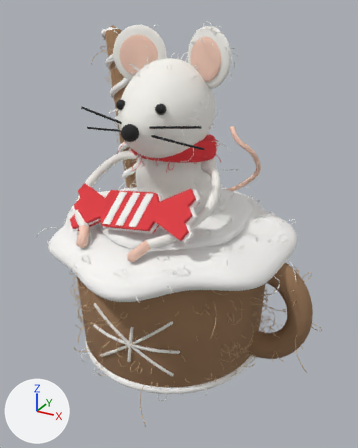
An edit to the Blender file tools/mouse.blend, drawn before and after from the same camera.
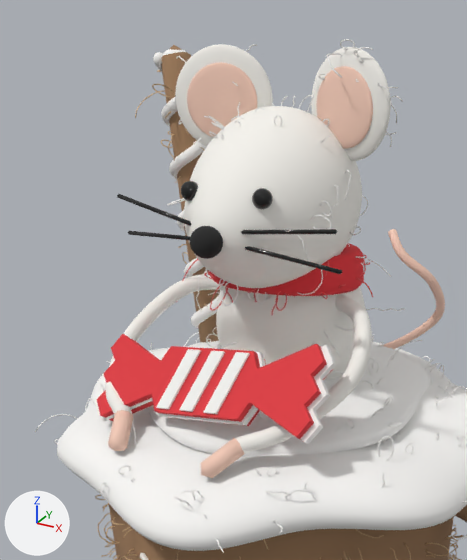
Each version is shown whole from a camera (50 mm lens) standing at (1.138, -1.993, 1.673) and looking at (0.064, -0.04, 0.696), then close up on the part from 5% to 76% of the width and 0% to 69% of the height. The lights are fixed; the arrows at lower left show +X, +Y and +Z. The older version's two pictures come first.

Objects in the first close-up: 'ArmR', 'Body', 'CandyFront', 'CreamLower', 'CreamUpper', 'EarInnerL', 'EarInnerR', 'EarL', 'EarR', 'FibresMouse', 'Head', 'Mug', 'Scarf', 'WhiskerL0', 'WhiskerL1', 'WhiskerR0', 'WhiskerR1' and 21 more.
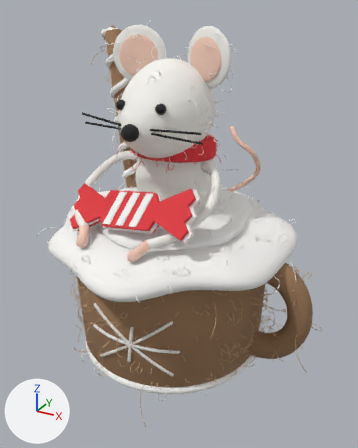
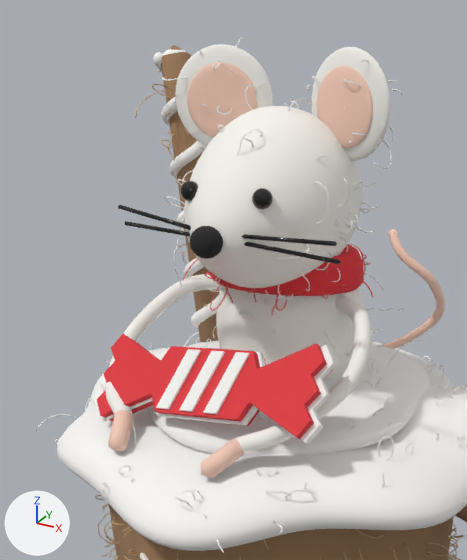
What differs and where, as boxes (x1, y1, x2, y2) in the close-ups (467 x 560 px; the box of a moved part takes in the faces that stretch with it):
'FibresMouse', reshaped: before (167, 39, 405, 374); after (162, 37, 405, 383)
'WhiskerR1', reshaped (21% shorter): before (245, 246, 342, 274); after (244, 242, 341, 264)
'WhiskerL0', reshaped (21% shorter): before (117, 194, 191, 226); after (118, 205, 191, 230)
'WhiskerL1', reshaped (60% taller): before (128, 231, 190, 240); after (125, 221, 190, 236)
part 3 of me_whiskerr0, moved or reshaped: before (241, 229, 337, 234); after (241, 234, 337, 246)
part 5 of me_fibresmouse, moved or reshaped: before (167, 39, 398, 349); after (162, 50, 393, 357)

The change, as a diff of the scene's bpy script:
```diff
--- a/tools/mouse.blend.py
+++ b/tools/mouse.blend.py
@@ me_whiskerl0 @@
 # used by ob_whiskerl0; parent = ob_mouseroot; location = (0.0, 0.0, 0.0)
-me_whiskerl0.from_pydata(...)  # 14 vertices, 18 faces; spans x -0.294..-0.026, y -0.3..-0.27, z 1.212..1.272
+me_whiskerl0.from_pydata(...)  # 14 vertices, 18 faces; spans x -0.294..-0.026, y -0.3..-0.27, z 1.206..1.246
+# me_whiskerl0 part 1: the whole mesh is multiplied about its middle by the matrix ((0.986, 0.0, -0.072), (0.001, 0.989, 0.008), (0.072, -0.008, 0.986)), then moved by (0.0, 0.0, -0.016)
 me_whiskerl0.materials.append(mat_bead_black)
@@ me_whiskerl1 @@
 # used by ob_whiskerl1; parent = ob_mouseroot; location = (0.0, 0.0, 0.0)
-me_whiskerl1.from_pydata(...)  # 14 vertices, 18 faces; spans x -0.294..-0.026, y -0.3..-0.24, z 1.167..1.199
+me_whiskerl1.from_pydata(...)  # 14 vertices, 18 faces; spans x -0.294..-0.026, y -0.3..-0.25, z 1.192..1.205
+# me_whiskerl1 part 2: the whole mesh is multiplied about its middle by the matrix ((0.987, -0.036, 0.07), (0.037, 0.989, -0.005), (-0.07, 0.008, 0.988)), then moved by (0.0, -0.005, 0.016)
 me_whiskerl1.materials.append(mat_bead_black)
@@ me_whiskerr0 @@
 # used by ob_whiskerr0; parent = ob_mouseroot; location = (0.0, 0.0, 0.0)
-me_whiskerr0.from_pydata(...)  # 14 vertices, 18 faces; spans x 0.026..0.294, y -0.3..-0.27, z 1.212..1.248
+me_whiskerr0.from_pydata(...)  # 14 vertices, 18 faces; spans x 0.026..0.294, y -0.3..-0.27, z 1.206..1.222
+# me_whiskerr0 part 3: the whole mesh is multiplied about its middle by the matrix ((0.993, 0.0, 0.074), (0.0, 0.996, 0.005), (-0.074, -0.005, 0.993)), then moved by (0.0, 0.0, -0.016)
 me_whiskerr0.materials.append(mat_bead_black)
@@ me_whiskerr1 @@
 # used by ob_whiskerr1; parent = ob_mouseroot; location = (0.0, 0.0, 0.0)
-me_whiskerr1.from_pydata(...)  # 14 vertices, 18 faces; spans x 0.026..0.294, y -0.3..-0.24, z 1.143..1.199
+me_whiskerr1.from_pydata(...)  # 14 vertices, 18 faces; spans x 0.026..0.294, y -0.3..-0.25, z 1.168..1.205
+# me_whiskerr1 part 4: the whole mesh is multiplied about its middle by the matrix ((0.981, 0.035, -0.068), (-0.035, 0.983, 0.0), (0.068, 0.003, 0.982)), then moved by (0.0, -0.005, 0.016)
 me_whiskerr1.materials.append(mat_bead_black)
@@ me_fibresmouse @@
 # used by ob_fibresmouse; parent = ob_mouseroot; location = (0.0, 0.0, 0.0)
-me_fibresmouse.from_pydata(...)  # 6105 vertices, 5940 faces; spans x -0.329..0.324, y -0.244..0.305, z 0.652..1.614
+me_fibresmouse.from_pydata(...)  # 6105 vertices, 5940 faces; spans x -0.334..0.306, y -0.248..0.305, z 0.58..1.613
+# me_fibresmouse part 5: 4620 of 6105 vertices moved; they spanned x -0.329..0.324, y -0.244..0.258, z 0.656..1.614 and now span x -0.334..0.305, y -0.248..0.276, z 0.58..1.584; mean shift (0.028, 0.003, -0.008); largest move (0.1, 0.008, 1.531) -> (0.149, 0.139, 0.685)
+# other edits to the shape of me_fibresmouse do not show in these pictures
 me_fibresmouse.materials.append(mat_fibre_white)
```
